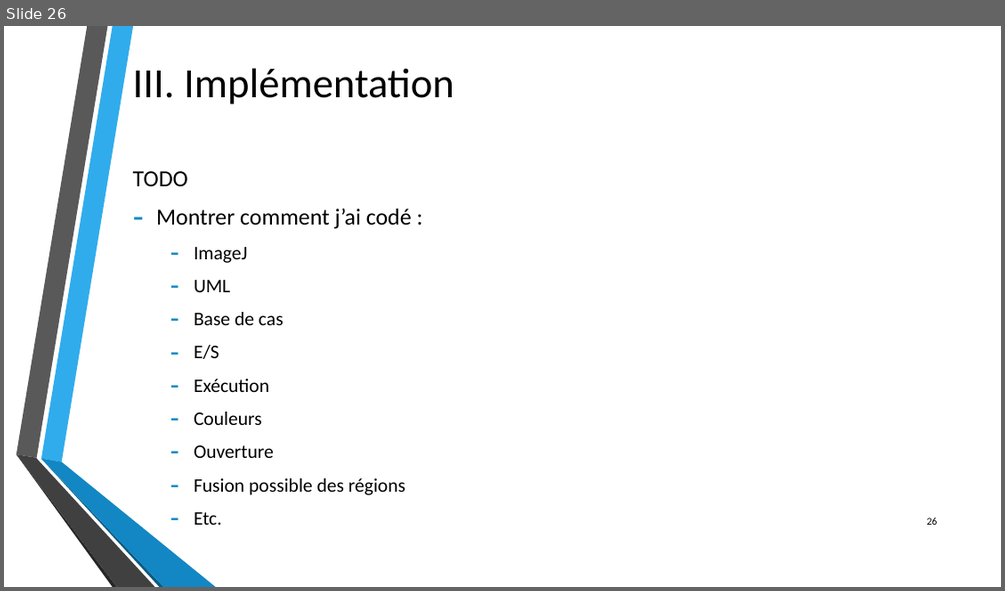
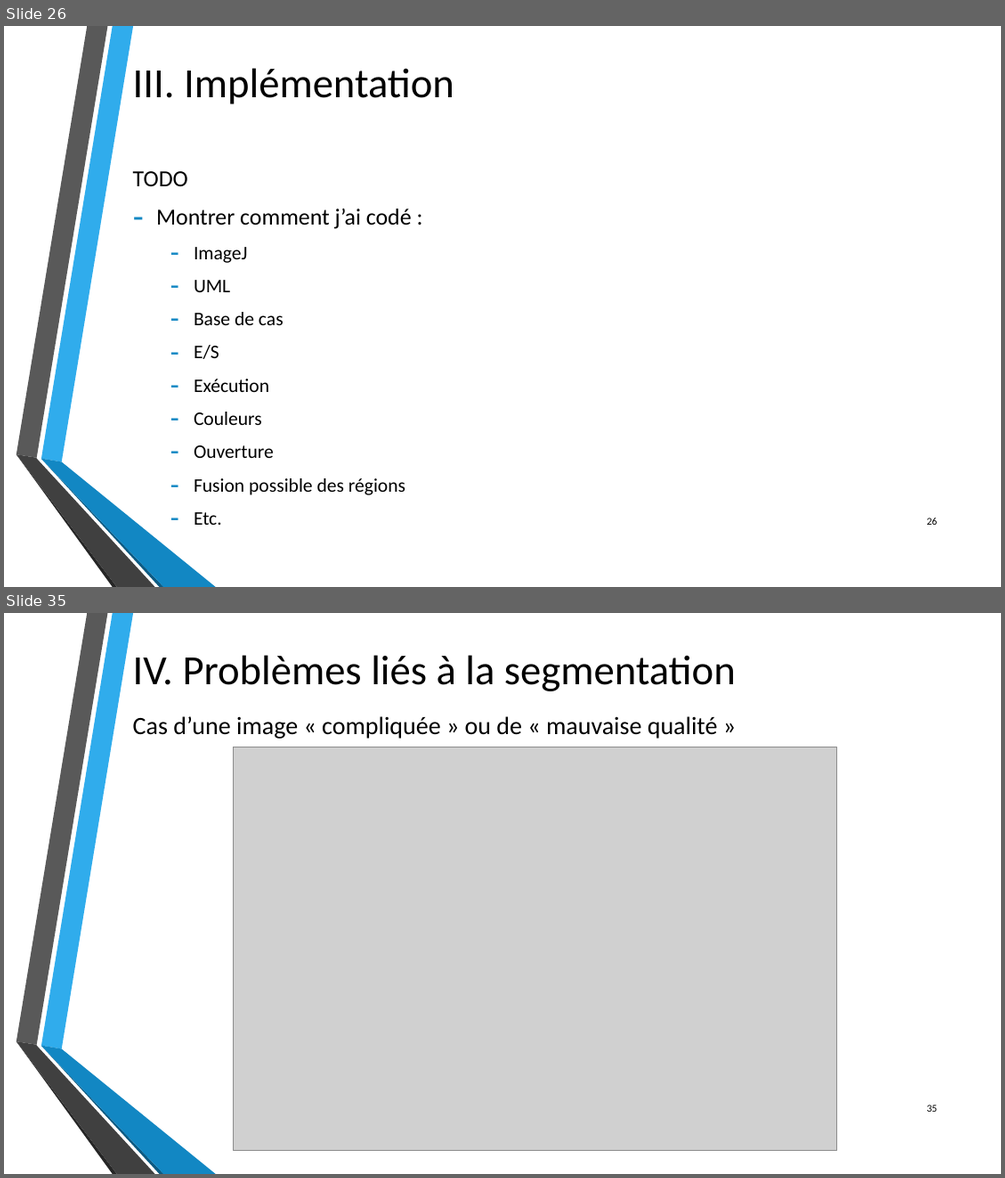
Before and after one commit to byZipo/Dossiers-Stage, a slide deck: Travail_realise/Presentations/Utilisation_du_RaPC_pour_la_segmentation_d_images.pptx. Shown one above the other, each under a label of ours: slide 26 before the commit, slides 26 and 35 after it; the slides between them are not shown. The pictures are 1005x591 and 1005x1178 pixels, drawn with LibreOffice and Linux fonts; fonts in the diff are those of the drawing; grey boxes stand for pictures; background and template pictures are left out. Boxes give left, top, right and bottom in pixels: in the first picture for what was removed or moved away, otherwise in the second. Text is boxed around its words. In the diff, an @@ line names an element or a change of style, - is before the commit and + after.

Commit message:
ajout de deux parties dans la presentation (implementation et problemes de segmentation)

```diff
--- a/Travail_realise/Presentations/Utilisation_du_RaPC_pour_la_segmentation_d_images.pptx
+++ b/Travail_realise/Presentations/Utilisation_du_RaPC_pour_la_segmentation_d_images.pptx
@@ slide 35 added at <box>4,613,1001,1174</box>, background picture (left out); not listed: 6 template elements that a slide beside it also shows @@
@@ title added at <box>133,655,736,691</box>, 40 pt, text #000000 @@
+IV. Problèmes liés à la segmentation
@@ text added at <box>133,716,718,738</box>, 24 pt, text #000000 @@
+Cas d’une image « compliquée » ou de « mauvaise qualité »
@@ picture added at <box>234,747,837,1150</box> @@
@@ page number added at <box>927,1104,938,1111</box>, 10 pt, text #000000 @@
+35
```
Also in this commit, not shown: 1 slide changed, 11 other slides added, 4 other files.
